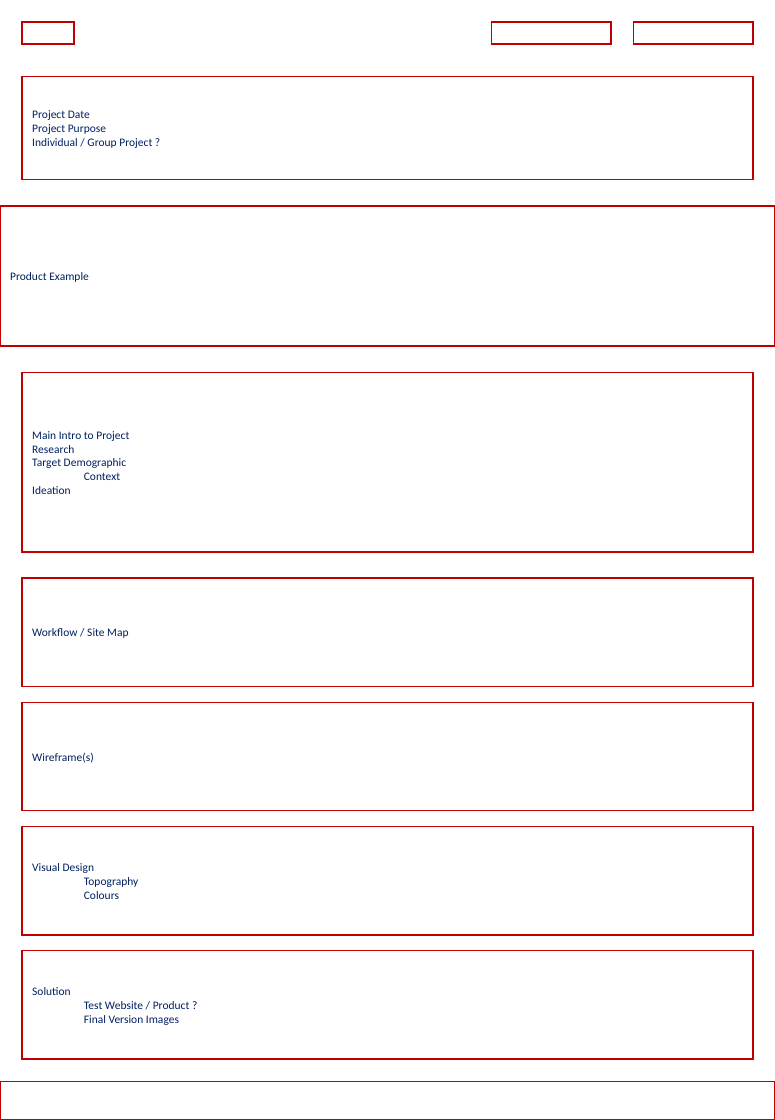
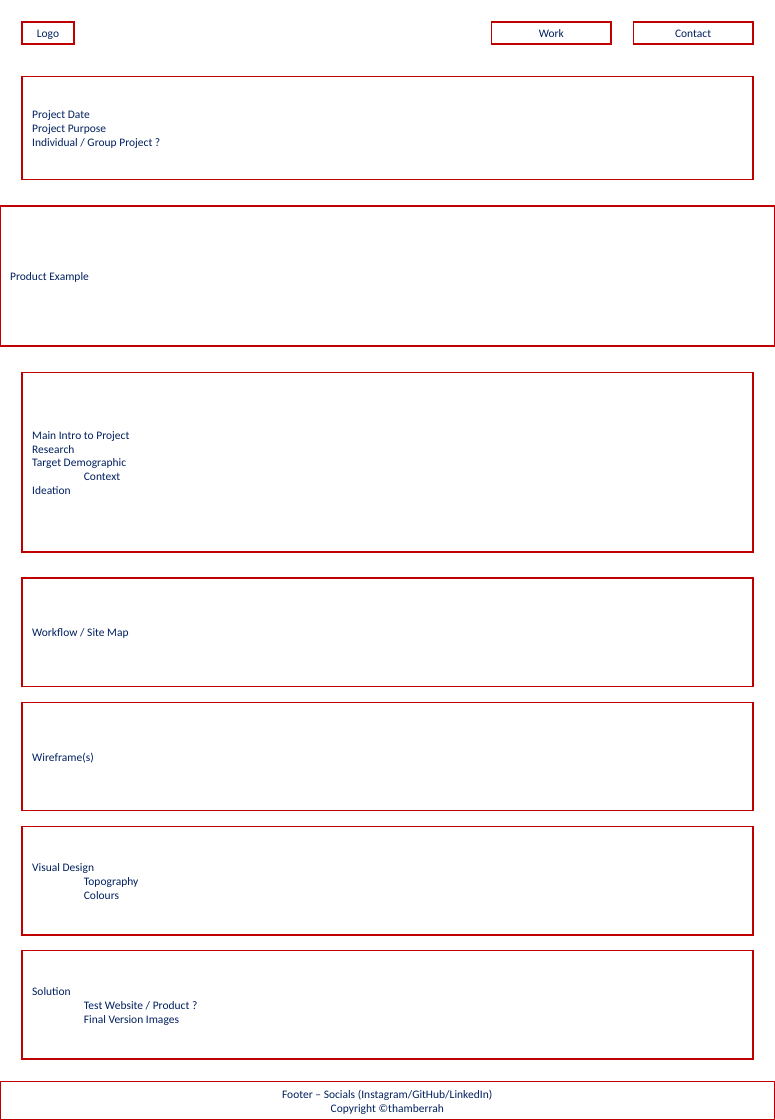
Before and after one commit to Thamberrah/Portfolio, a slide deck: slide 3 of documents/Portfolio-Design2.pptx. Drawn at 775x1120 pixels with LibreOffice and Linux fonts; fonts in the diff are those of the drawing. Boxes give left, top, right and bottom in pixels: in the first picture for what was removed or moved away, otherwise in the second. Text is boxed around its words. In the diff, an @@ line names an element or a change of style, - is before the commit and + after.

```diff
--- a/documents/Portfolio-Design2.pptx
+++ b/documents/Portfolio-Design2.pptx
@@ text in rectangle at (37, 29, 59, 39): text added @@
+Logo
@@ text in rectangle at (539, 29, 564, 37): text added @@
+Work
@@ text in rectangle at (675, 29, 711, 37): text added @@
+Contact
@@ text in rectangle at (282, 1090, 492, 1114): text added @@
+Footer – Socials (Instagram/GitHub/LinkedIn)
+Copyright ©thamberrah
```
Also in this commit, not shown: 2 other slides changed, 1 slide added.
